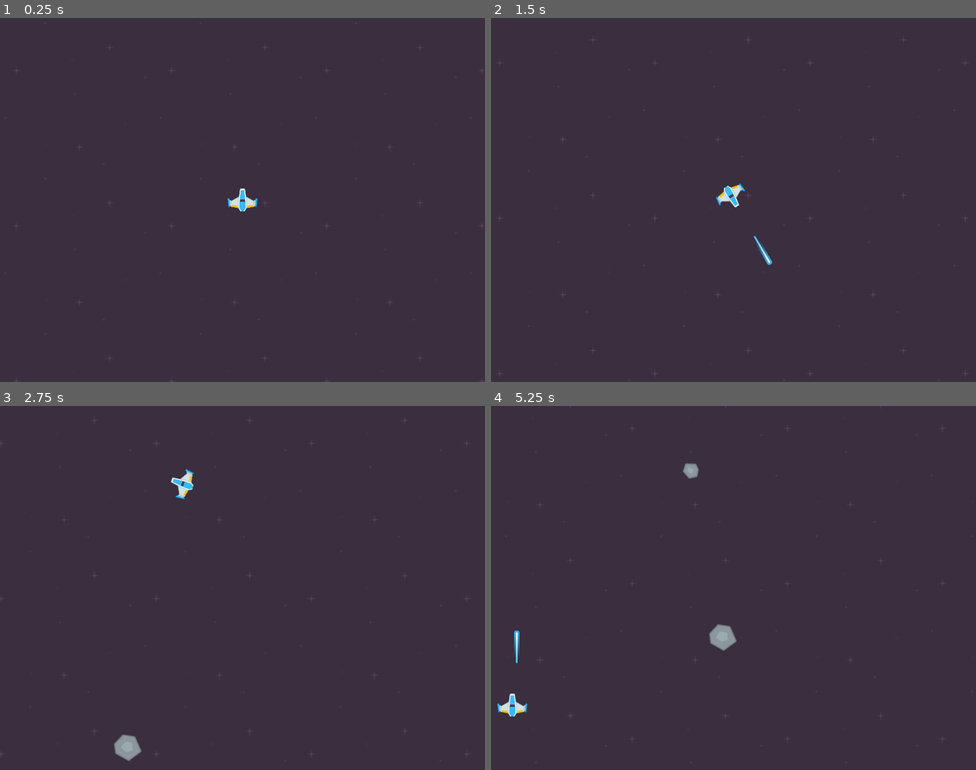
Above: before the commit, frames 1-4 (two rows, left to right).
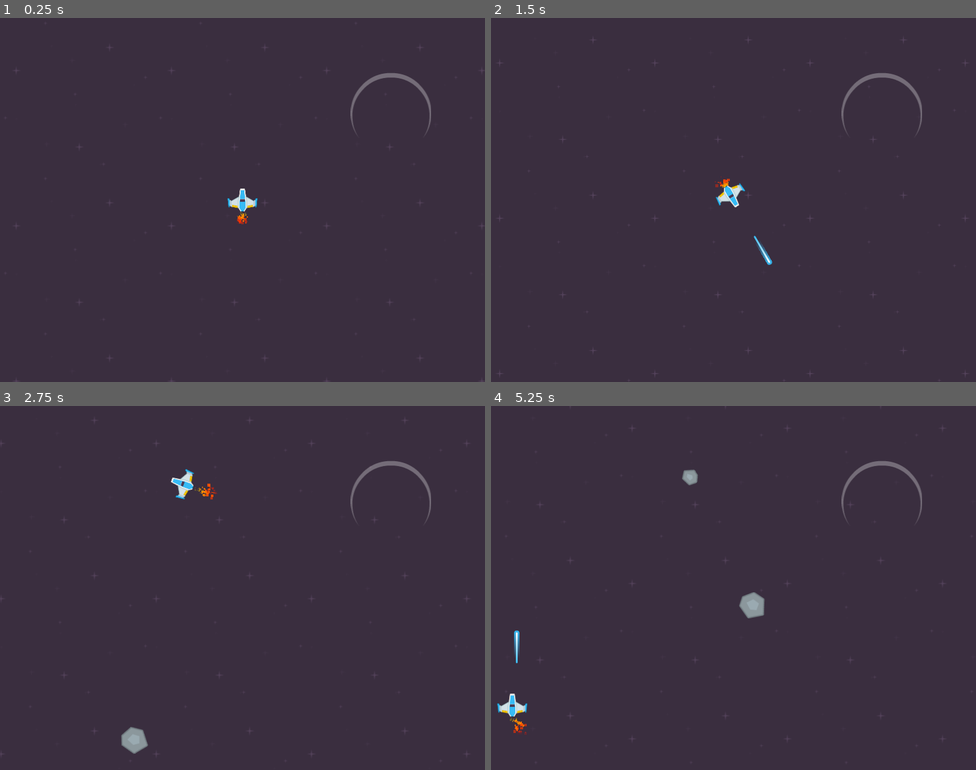
Above: after the commit, the same moments.

Repository: nicognito/game-a-week-001
Game: Godot game, scene res://scenes/level.tscn
Two runs of this game, one before a commit and one after it. Both use one fixed random seed, a clock stepped at 60 frames per second and the inputs below.
Inputs:
- Up to frame 1 (0.25 s): no input
- Up to frame 2 (1.5 s): tap Enter at 0.5 s; hold D (turn_right) 0.53-1.28 s; tap Space (fire) at 0.6, 1.35 s; hold S (move_back) from 1.28 s (still down)
- Up to frame 3 (2.75 s): release S (move_back) at 2.03 s; hold D (turn_right) from 2.03 s (still down); tap Space (fire) at 2.1 s
- Up to frame 4 (5.25 s): release D (turn_right) at 2.78 s; hold W (move_forward) 2.78-3.53 s; tap Space (fire) every 0.75 s from 2.85 to 5.1 s; hold A (turn_left) 3.53-5.03 s; hold S (move_back) from 5.03 s (still down)

The runs differ from the first frame. In frame 1, 0.3% of the frame differs, in the area x 48-89%, y 15-57%; in frame 2, 0.3%; in frame 3, 0.7%; in frame 4, 1.1%, in the area x 3-89%, y 15-91%.

Commit message:
Add meteor random speed and rotation
Also:
- Reenable player flame particles
- Add planet in the background

Diff:
--- a/scenes/level.tscn
+++ b/scenes/level.tscn
@@ -1,7 +1,8 @@
-[gd_scene load_steps=4 format=3 uid="uid://vckxp7glvgdk"]
+[gd_scene load_steps=5 format=3 uid="uid://vckxp7glvgdk"]
 
 [ext_resource type="Script" path="res://scripts/level.gd" id="1_3wia8"]
 [ext_resource type="PackedScene" uid="uid://b8338plkfvf4a" path="res://scenes/background.tscn" id="1_gq35q"]
+[ext_resource type="Texture2D" uid="uid://d33e8k8aohbob" path="res://assets/textures/background/shield1.png" id="3_5b4mc"]
 
 [sub_resource type="Curve2D" id="Curve2D_u32ap"]
 _data = {
@@ -13,6 +14,10 @@
 script = ExtResource("1_3wia8")
 
 [node name="Background" parent="." instance=ExtResource("1_gq35q")]
+
+[node name="Planet" type="Sprite2D" parent="."]
+position = Vector2(645, 144)
+texture = ExtResource("3_5b4mc")
 
 [node name="MeteorPath" type="Path2D" parent="."]
 curve = SubResource("Curve2D_u32ap")
--- a/scenes/player.tscn
+++ b/scenes/player.tscn
@@ -48,7 +48,6 @@
 [node name="LaserContainer" type="Node" parent="."]
 
 [node name="FlameParticles2D" type="GPUParticles2D" parent="."]
-visible = false
 position = Vector2(0, 19)
 amount = 80
 process_material = SubResource("ParticleProcessMaterial_p0ske")
--- a/scripts/meteor.gd
+++ b/scripts/meteor.gd
@@ -16,13 +16,17 @@
 var buffer = 20
 var speed = 100
 var direction = Vector2.ZERO
+var rotating_speed = 0
 
 func _ready():
+	speed += randf_range(-40, 40)
 	body_entered.connect(_on_body_entered)
+	rotating_speed += randf_range(-10, 10)
 
 
 func _process(delta):
 	global_position += delta * direction * speed
+	rotation += deg_to_rad(rotating_speed) * delta
 
 	var buffer = sprite.get_rect().size
 	var buffer_width = buffer.x
Binary file added: assets/textures/background/shield1.png
Not shown, added: assets/textures/background/shield1.png.import
